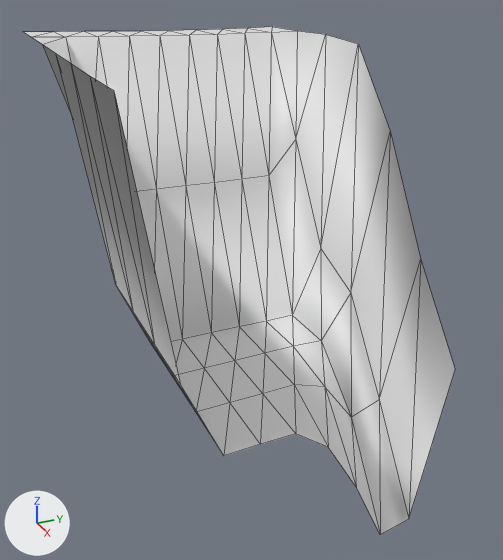
The OBJ model models/areas/sprouthollow/cliff_-2_1.obj: old version first, new version second.
Rendered twice from a 50 mm camera at (-11.07, -45.07, 11.12) aimed at (-29.66, -36.7, 1.82). Lighting does not change. The marker at lower left points along +X, +Y and +Z. The picture after the commit comes second. Mesh edges are drawn as thin lines. Where no turn or scale is listed for an object, it has been applied to the vertices. Vertices at exactly the same position are counted once.

Names of what the first picture shows: 'cliff_-2_1'.
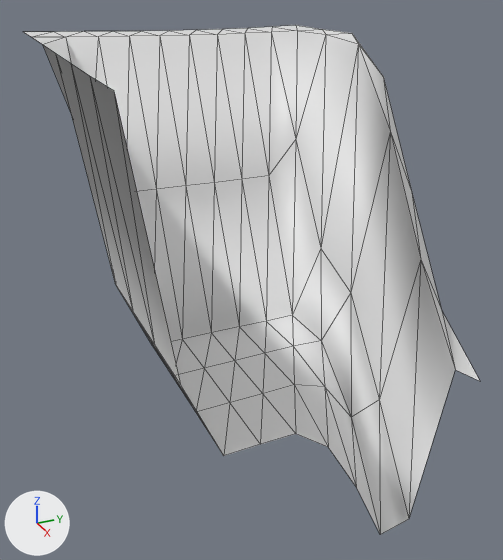
What differs and where, as boxes [x1, y1, x2, y2] in the pictures (503 x 560 px):
'cliff_-2_1', reshaped: before [24, 27, 455, 535]; after [24, 25, 480, 535]
part 1 of me_cliff__2_1, added: after [275, 25, 480, 381]

What changed in the scene script:
```text
Change me_cliff__2_1:
    used by ob_cliff__2_1; location = (0.0, 0.0, 0.0)
    verts and faces of me_cliff__2_1; kept vertices keep their numbers, new ones are numbered from 70
    before: 0 (-36.0, -33.0, 8.9) at pixel (272, 26), 3 (-34.0, -33.0, 8.91) at pixel (297, 30), 5 (-32.0, -33.0, 8.95) at pixel (325, 34), 7 (-30.0, -33.0, 8.85) at pixel (358, 43), 9 (-28.0, -33.0, 6.6) at pixel (390, 131)
    before: 11 (-26.0, -33.0, 3.3) at pixel (420, 259), 13 (-24.0, -33.0, 0.72) at pixel (455, 369)
    remove me_cliff__2_1.from_pydata(...)  # 70 vertices, 108 faces; spans x -36.0..-24.0, y -42.0..-33.0, z -4.56..9.04
    add me_cliff__2_1.from_pydata(...)  # 77 vertices, 120 faces; spans x -36.0..-24.0, y -42.0..-32.0, z -4.56..9.04
    me_cliff__2_1 part 1
    add verts[70] = (-36.0, -32.0, 8.92)  # pixel (295, 25)
    add verts[71] = (-34.0, -32.0, 8.92)  # pixel (322, 29)
    add verts[72] = (-32.0, -32.0, 8.96)  # pixel (351, 33)
    add verts[73] = (-30.0, -32.0, 7.83)  # pixel (383, 76)
    add verts[74] = (-28.0, -32.0, 4.61)  # pixel (411, 192)
    add verts[75] = (-26.0, -32.0, 1.45)  # pixel (441, 310)
    add verts[76] = (-24.0, -32.0, 0.08)  # pixel (480, 381)
    add faces += [(0, 3, 70), (3, 71, 70), (3, 5, 71), (5, 72, 71), (5, 7, 72), (7, 73, 72)]
    add faces += [(7, 9, 73), (9, 74, 73), (9, 11, 74), (11, 75, 74), (11, 13, 75), (13, 76, 75)]
```
